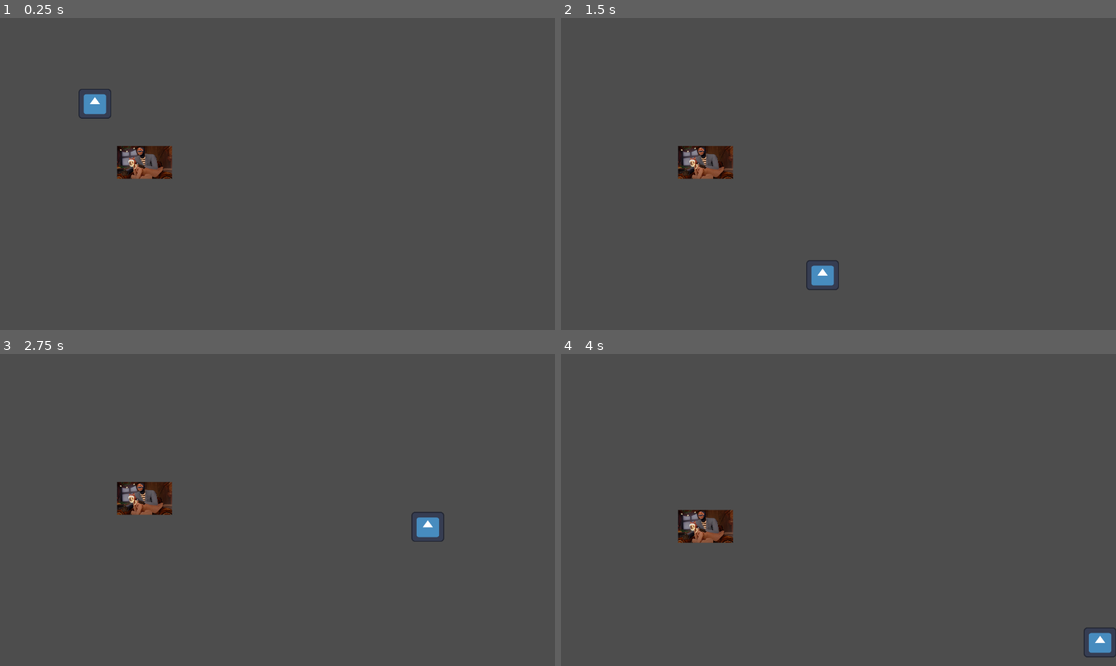
Above: before the commit, frames 1-4 (two rows, left to right).
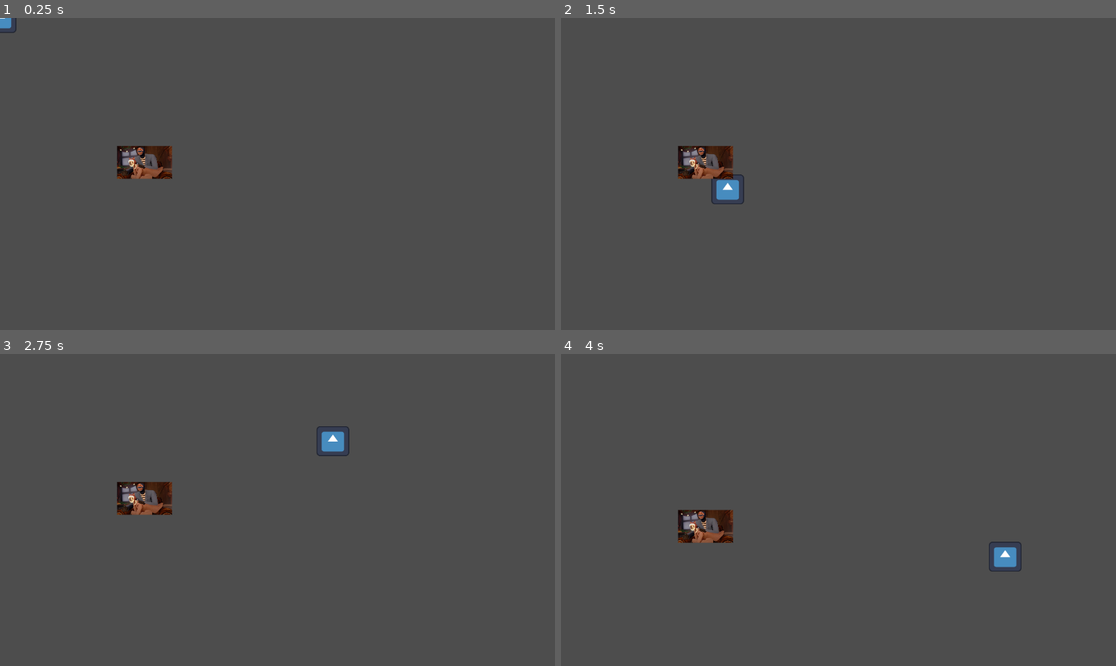
Above: after the commit, the same moments.

Repository: nick-leslie/Gmtk-game-jam-2025
Game: Godot game, scene res://Scenes/main.tscn
Same seed, same stepped clock (60 frames per second), same inputs: the game is played once before the commit and once after it. The engine's default icon, where the game draws it, is replaced by a stand-in: a white triangle on a blue panel in a dark square.
Inputs (mouse positions are in pixels of both pictures, inside the frame that each line leads up to):
- Up to frame 1 (0.25 s): no input
- Up to frame 2 (1.5 s): tap Enter at 0.5 s; move the mouse to (960, 158) at 0.52 s; click (960, 158) at 0.67 s; tap Space at 1.25 s; move the mouse to (727, 189) at 1.27 s; click (727, 189) at 1.42 s
- Up to frame 3 (2.75 s): tap Enter at 2 s; move the mouse to (333, 441) at 2.02 s; click (333, 441) at 2.17 s
- Up to frame 4 (4 s): tap Space at 2.75 s; move the mouse to (810, 572) at 2.77 s; click (810, 572) at 2.92 s; move the mouse to (1005, 556) at 3.52 s; click (1005, 556) at 3.67 s

The runs differ from the first frame. In frame 1, 0.4% of the frame differs, in the area x 0-21%, y 0-33%; in frame 2, 0.7%; in frame 3, 0.7%, in the area x 57-80%, y 23-61%; in frame 4, 0.7%.

Commit message:
moved player to 0,0

Diff:
--- a/Scenes/main.tscn
+++ b/Scenes/main.tscn
@@ -9,4 +9,3 @@
 enemy_scene = ExtResource("2_jjvhh")
 
 [node name="Player" parent="." instance=ExtResource("2_8gbba")]
-position = Vector2(197, 178)
Not shown: 1 places in main.tscn that only renumber resources
